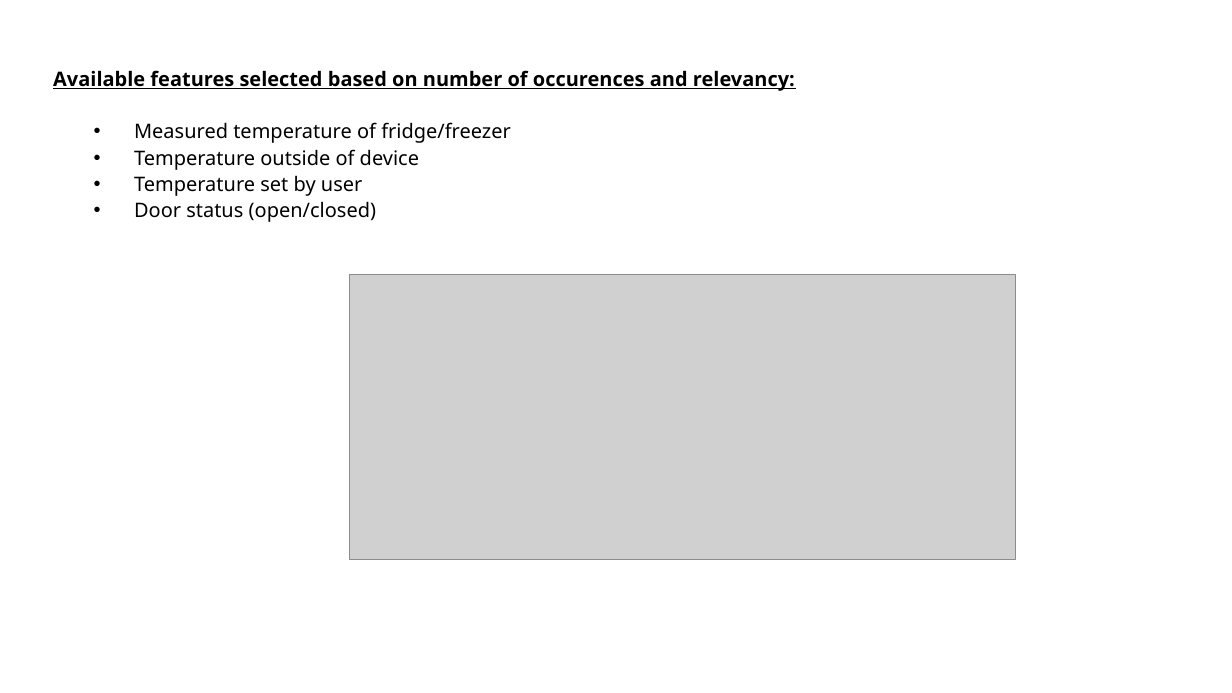
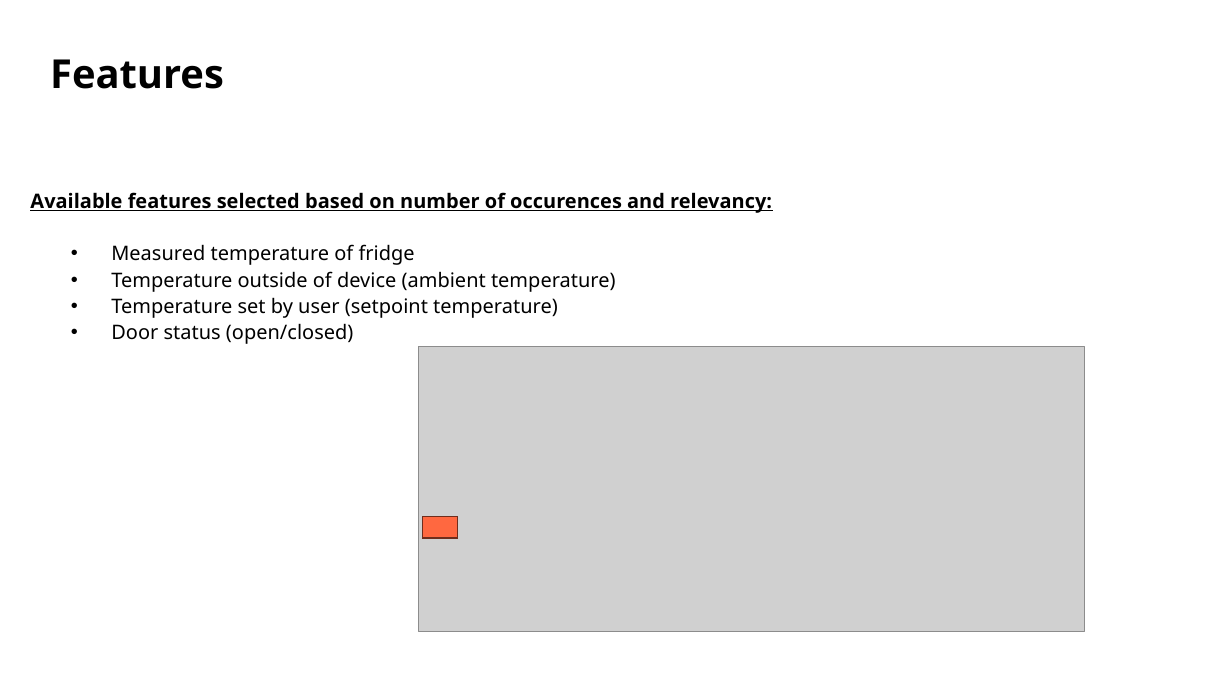
Before and after one commit to mnowicki94/udacity_clean_code_task, a slide deck: slide 5 of cdp.pptx. Drawn at 1232x693 pixels with LibreOffice and Linux fonts; fonts in the diff are those of the drawing; grey boxes stand for pictures; background and template pictures are left out. Boxes give left, top, right and bottom in pixels: in the first picture for what was removed or moved away, otherwise in the second. Text is boxed around its words. In the diff, an @@ line names an element or a change of style, - is before the commit and + after.

```diff
--- a/cdp.pptx
+++ b/cdp.pptx
@@ title added at (50, 59, 224, 89), 28 pt, text #000000, bold @@
+Features
@@ text "Available features selected based on ...": place and size @@
-text "Available features selected based on ..." at (53, 70, 795, 222)
+text "Available features selected based on ..." at (30, 192, 772, 344)
@@ text at (111, 244, 616, 318): text changed @@
-  • Measured temperature of fridge/freezer
-  • Temperature outside of device
-  • Temperature set by user
+  • Measured temperature of fridge
+  • Temperature outside of device (ambient temperature)
+  • Temperature set by user (setpoint temperature)
@@ picture: place and size @@
-picture at (350, 275, 1015, 560)
+picture at (419, 346, 1084, 630)
@@ rectangle added at (423, 516, 458, 538), fill #FF6840, outline #702E1C 1 pt @@
```
Also in this commit, not shown: 30 other slides changed, 1 slide added, 3 slides removed.
